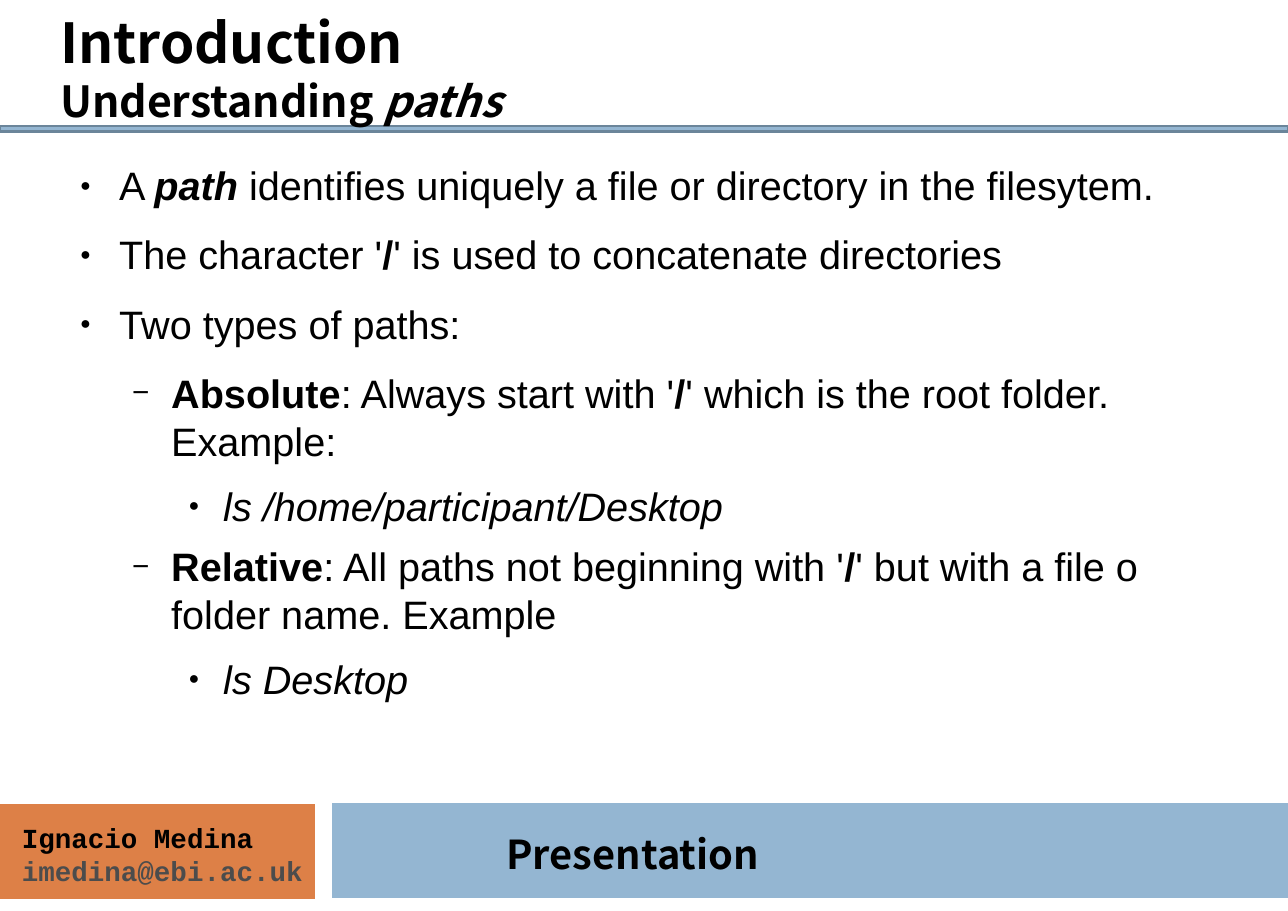
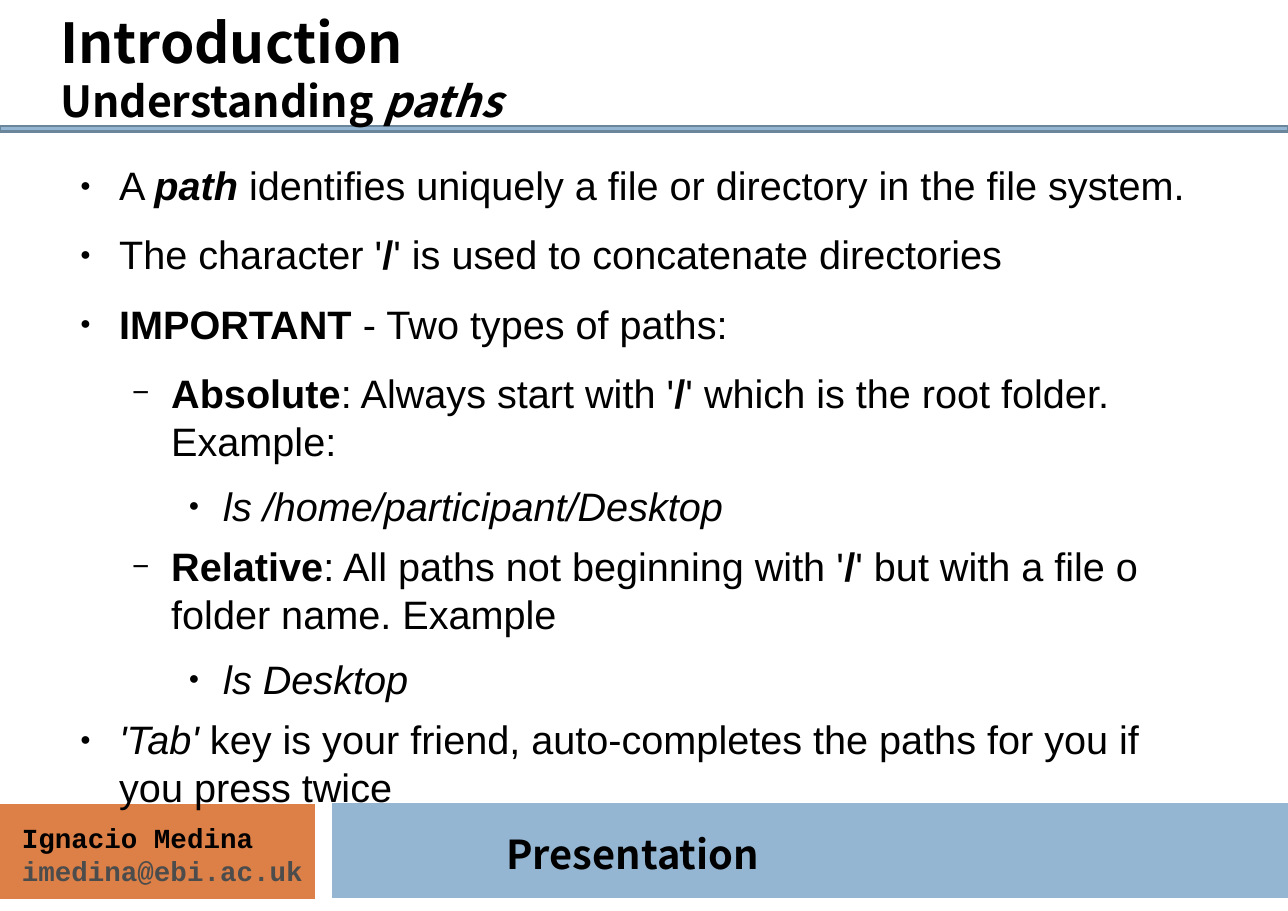
Before and after one commit to ngs-course/ngs-course.github.io, a slide deck: slide 6 of Course_Materials/intro-linux/intro_Linux_mda14.odp. Drawn at 1288x911 pixels with LibreOffice and Linux fonts; fonts in the diff are those of the drawing. Boxes give left, top, right and bottom in pixels: in the first picture for what was removed or moved away, otherwise in the second. Text is boxed around its words. In the diff, an @@ line names an element or a change of style, - is before the commit and + after.

```diff
--- a/Course_Materials/intro-linux/intro_Linux_mda14.odp
+++ b/Course_Materials/intro-linux/intro_Linux_mda14.odp
@@ text at <box>119,171,1184,208</box>: text changed @@
-● A path identifies uniquely a file or directory in the filesytem.
+● A path identifies uniquely a file or directory in the file system.
@@ text at <box>119,310,728,346</box>: text changed @@
-● Two types of paths:
+● IMPORTANT - Two types of paths:
@@ text at <box>119,725,1139,809</box>: paragraph added @@
+● 'Tab' key is your friend, auto-completes the paths for you if you press twice
```
Also in this commit, not shown: 3 other slides changed, 1 slide added, 1 other file.
